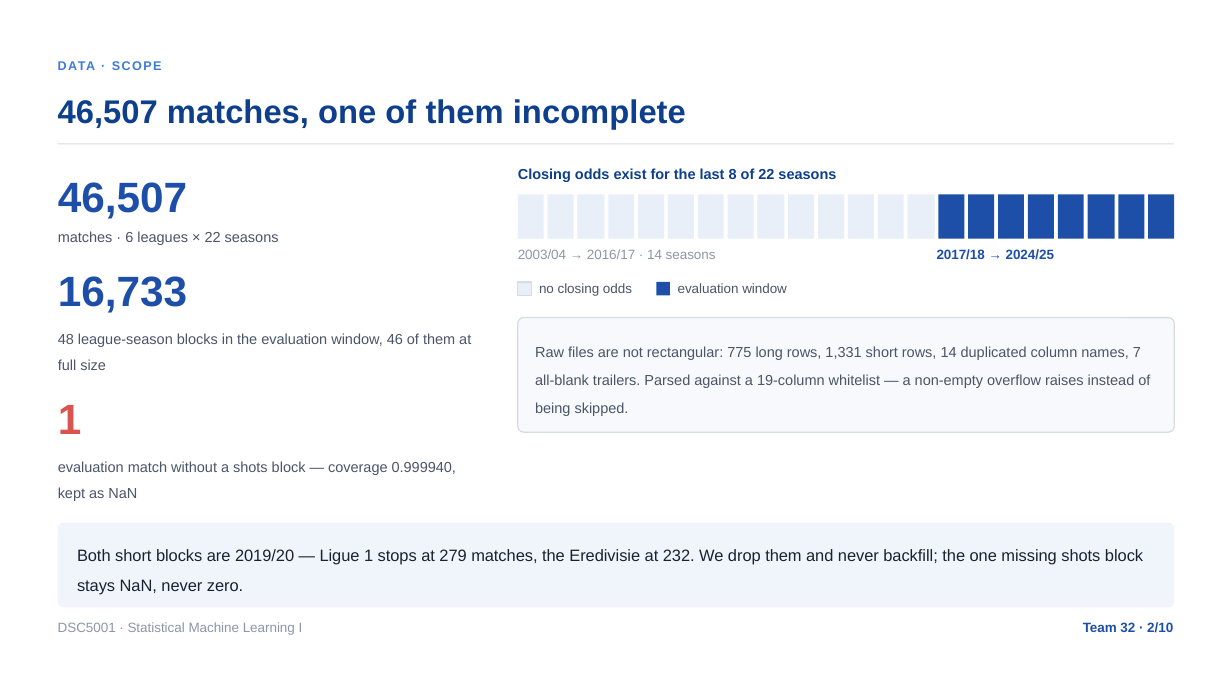
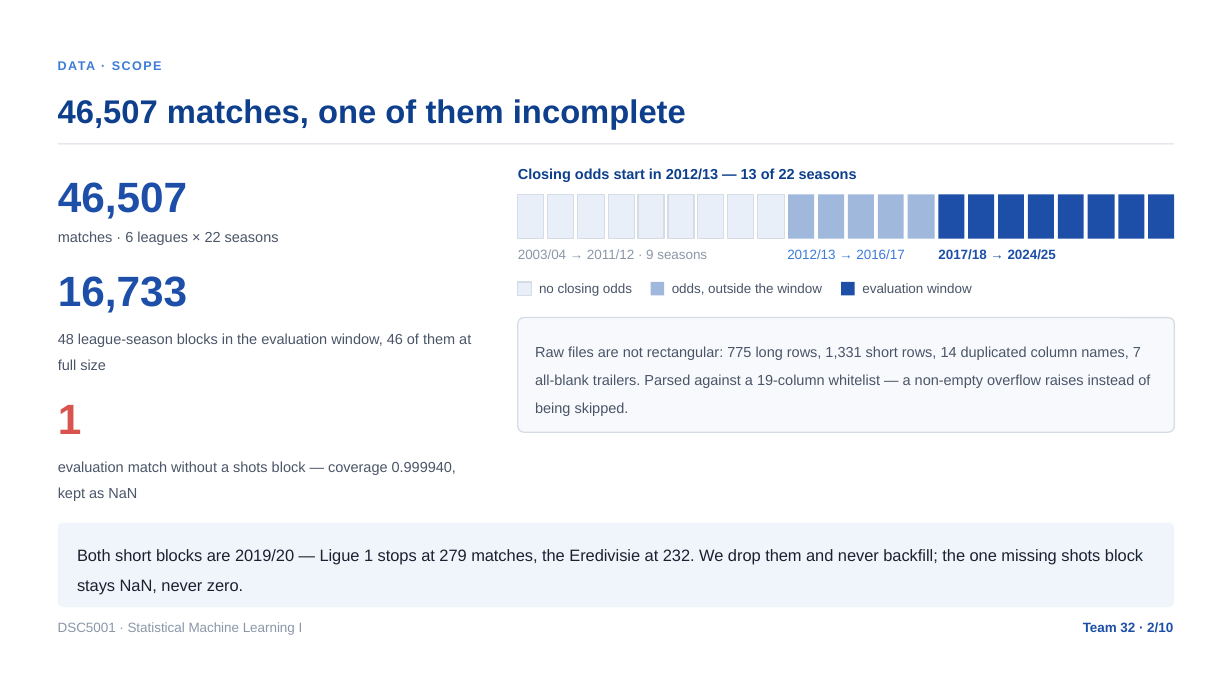
Before and after one commit to XHH-Coco/Football-Calibration, a slide deck: slide 2 of products/slides/Market-Audit/Market-Audit.pptx. Drawn at 1232x693 pixels with LibreOffice and Linux fonts; fonts in the diff are those of the drawing. Boxes give left, top, right and bottom in pixels: in the first picture for what was removed or moved away, otherwise in the second. Text is boxed around its words. In the diff, an @@ line names an element or a change of style, - is before the commit and + after.

```diff
--- a/products/slides/Market-Audit/Market-Audit.pptx
+++ b/products/slides/Market-Audit/Market-Audit.pptx
@@ text at <box>518,168,857,182</box>: text changed @@
-Closing odds exist for the last 8 of 22 seasons
+Closing odds start in 2012/13 — 13 of 22 seasons
@@ outline none to #D6DCE5 1 pt in 9 elements at <box>518,194,543,238</box>, <box>548,194,574,238</box>, <box>578,194,604,238</box>, <box>608,194,634,238</box>, <box>639,194,665,238</box>, <box>668,194,694,238</box>, <box>698,194,724,238</box>, <box>728,194,754,238</box>, <box>758,194,785,238</box> @@
@@ fill #E8EFF8 to #9FB8DC in 5 elements at <box>788,194,814,238</box>, <box>818,194,844,238</box>, <box>848,194,874,238</box>, <box>878,194,904,238</box>, <box>908,194,934,238</box> @@
@@ text at <box>518,249,707,259</box>: text changed @@
-2003/04 → 2016/17 · 14 seasons
+2003/04 → 2011/12 · 9 seasons
@@ text added at <box>787,249,904,259</box>, 10.5 pt, text #3D7BD9 @@
+2012/13 → 2016/17
@@ rectangle: place and size @@
-rectangle at <box>656,282,670,296</box>
+rectangle at <box>651,282,665,296</box>
@@ rectangle at <box>651,282,665,296</box>: fill #1E4FA8 to #9FB8DC @@
@@ text added at <box>672,283,822,295</box>, 10.5 pt, text #4A5568 @@
+odds, outside the window
@@ rectangle added at <box>841,282,855,296</box>, fill #1E4FA8 @@
@@ text "evaluation window": place and size @@
-text "evaluation window" at <box>678,283,787,293</box>
+text "evaluation window" at <box>862,283,972,293</box>
```
Also in this commit, not shown: 8 other files.
